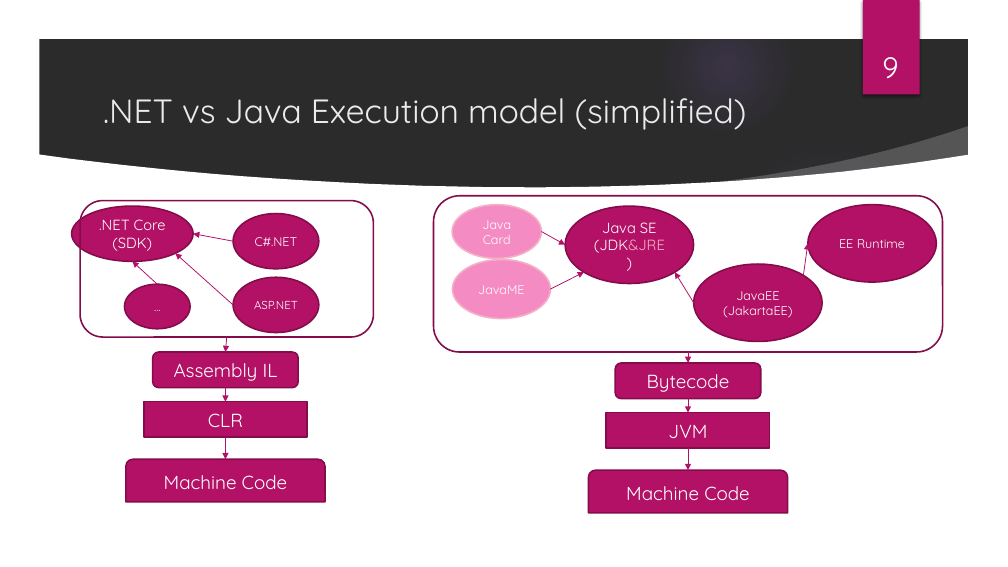
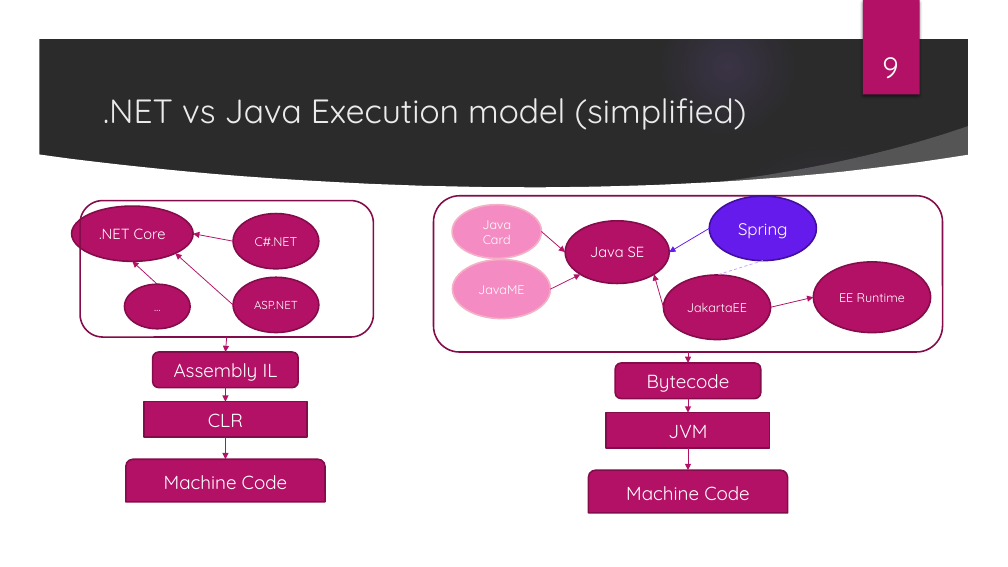
Before and after one commit to ThisVsThat-IT/java-vs-dotnet, a slide deck: slide 9 of Java vs dotnet.pptx. Drawn at 1008x567 pixels with LibreOffice and Linux fonts; fonts in the diff are those of the drawing; background and template pictures are left out; a plain dark background stands for a picture behind light text. Boxes give left, top, right and bottom in pixels: in the first picture for what was removed or moved away, otherwise in the second. Text is boxed around its words. In the diff, an @@ line names an element or a change of style, - is before the commit and + after.

```diff
--- a/Java vs dotnet.pptx
+++ b/Java vs dotnet.pptx
@@ ellipse added at box(709, 196, 817, 260), fill #651BEB, outline #420EA0 1.5 pt, 16 pt, text #FFFFFF @@
+Spring
@@ text in ellipse at box(99, 228, 166, 239): text changed @@
-.NET Core
-(SDK)
+.NET Core
@@ arrow moved from (541, 231) - (566, 245) to (541, 231) - (566, 253) @@
@@ ellipse "Java SE": place and size @@
-ellipse "Java SE" at box(566, 206, 694, 284)
+ellipse "Java SE" at box(566, 221, 670, 284)
@@ arrow added from (709, 228) to (669, 253), #651BEB 0.75 pt @@
@@ text in ellipse at box(590, 246, 645, 257): text changed @@
-Java SE
-(JDK&JRE)
+Java SE
@@ line added from (763, 261) to (717, 275), #C3A6F7 0.75 pt dashed @@
@@ ellipse "EE Runtime": place and size @@
-ellipse "EE Runtime" at box(808, 205, 937, 282)
+ellipse "EE Runtime" at box(814, 262, 931, 332)
@@ arrow moved from (551, 289) - (584, 272) to (551, 289) - (581, 274) @@
@@ arrow moved from (694, 302) - (675, 272) to (664, 307) - (654, 274) @@
@@ ellipse "JakartaEE": place and size @@
-ellipse "JakartaEE" at box(694, 264, 823, 341)
+ellipse "JakartaEE" at box(664, 275, 771, 340)
@@ arrow moved from (804, 275) - (808, 243) to (771, 307) - (814, 297) @@
@@ text in ellipse at box(687, 303, 747, 312): text changed @@
-JavaEE
-(JakartaEE)
+JakartaEE
```
Also in this commit, not shown: 3 other slides changed, 1 slide added, 1 other file.
